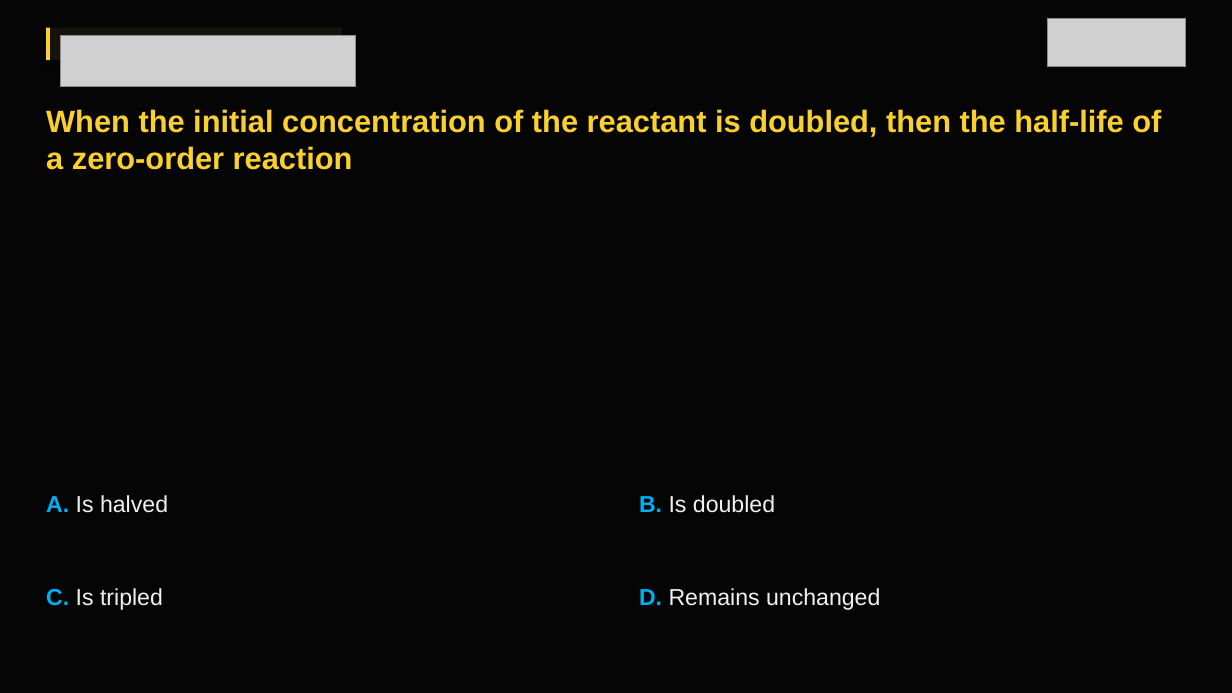
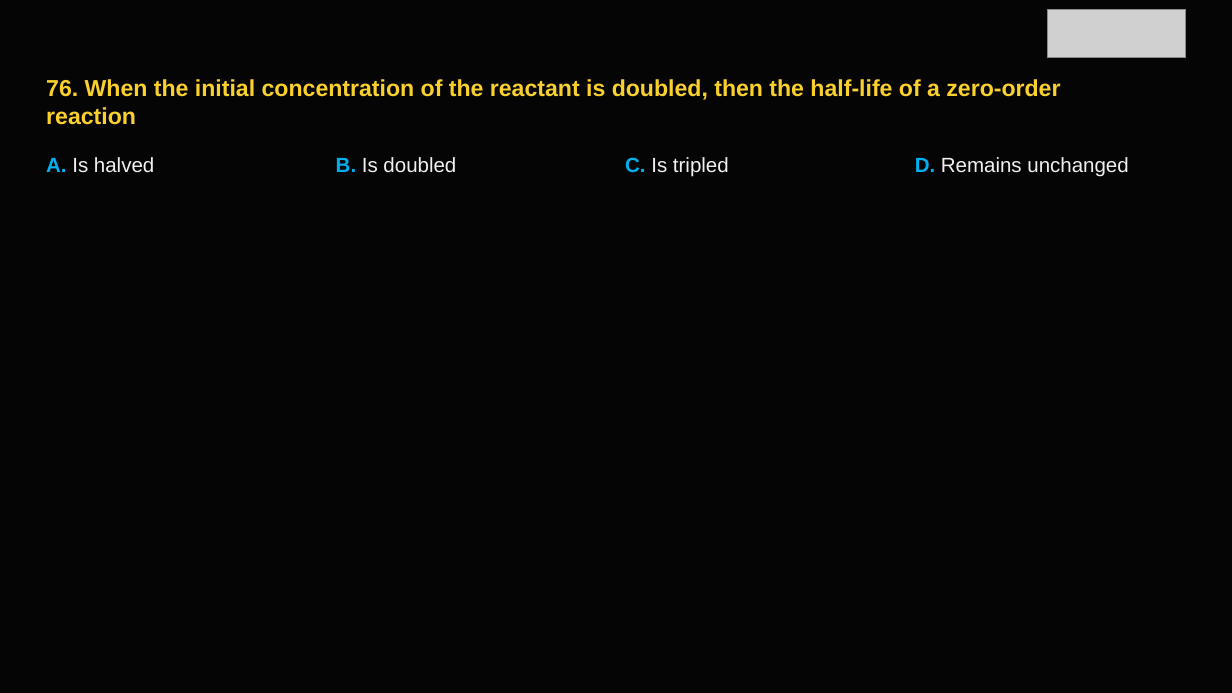
Before and after one commit to lekhan-03/PDFtoSLIDES, a slide deck: slide 78 of data/outputs/chemistry_v4.pptx (slide 80 before the commit). Drawn at 1232x693 pixels with LibreOffice and Linux fonts; fonts in the diff are those of the drawing; grey boxes stand for pictures. Boxes give left, top, right and bottom in pixels: in the first picture for what was removed or moved away, otherwise in the second. Text is boxed around its words. In the diff, an @@ line names an element or a change of style, - is before the commit and + after.

```diff
--- a/data/outputs/chemistry_v4.pptx
+++ b/data/outputs/chemistry_v4.pptx
@@ rectangle removed at [46, 28, 342, 60] @@
@@ rectangle removed at [46, 28, 50, 60] @@
@@ picture: place and size @@
-picture at [1047, 18, 1186, 67]
+picture at [1047, 9, 1186, 57]
@@ picture removed at [60, 35, 356, 86] @@
@@ text at [46, 79, 1060, 125]: text changed; size 24 to 18 pt @@
-When the initial concentration of the reactant is doubled, then the half-life of a zero-order reaction
+76. When the initial concentration of the reactant is doubled, then the half-life of a zero-order
+reaction
@@ text "A. Is halved": place and size @@
-text "A. Is halved" at [46, 495, 168, 513]
+text "A. Is halved" at [46, 157, 154, 173]
@@ text "B. Is doubled": place and size @@
-text "B. Is doubled" at [639, 495, 775, 513]
+text "B. Is doubled" at [336, 157, 456, 173]
@@ text "C. Is tripled": place and size @@
-text "C. Is tripled" at [46, 588, 163, 610]
+text "C. Is tripled" at [625, 157, 729, 177]
@@ size 18 to 16 pt in 4 elements at [46, 157, 154, 173], [336, 157, 456, 173], [625, 157, 729, 177], [915, 157, 1128, 177] @@
@@ text "D. Remains unchanged": place and size @@
-text "D. Remains unchanged" at [639, 588, 880, 610]
+text "D. Remains unchanged" at [915, 157, 1128, 177]
```
Also in this commit, not shown: 165 other slides changed, 40 slides added, 38 slides removed, 13 other files.
